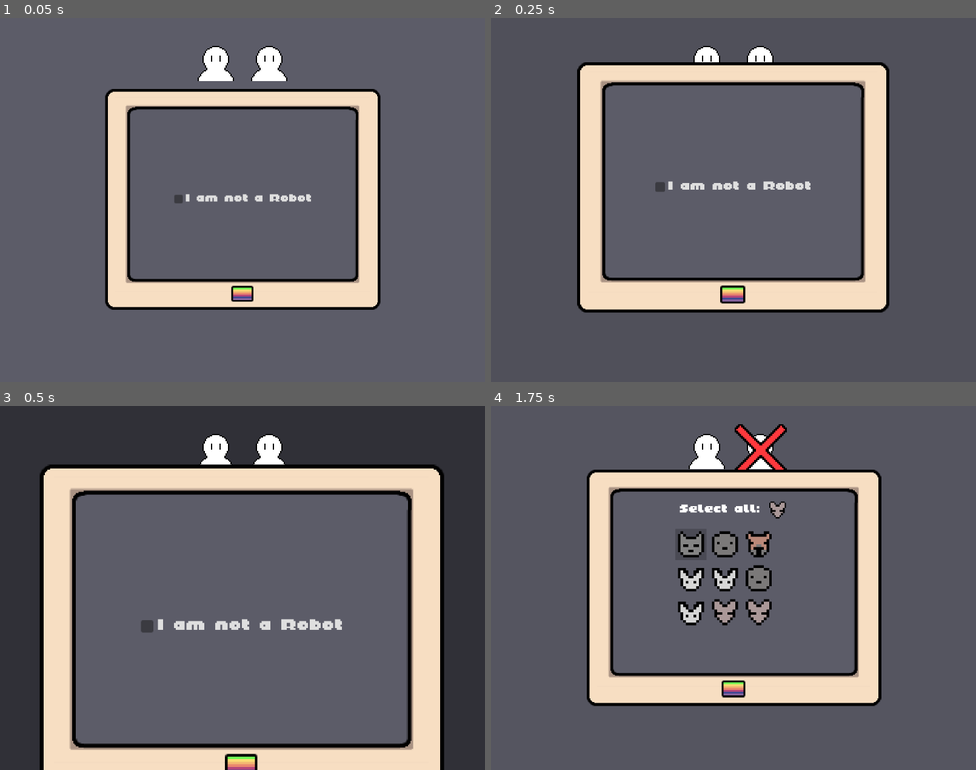
Above: before the commit, frames 1-4 (two rows, left to right).
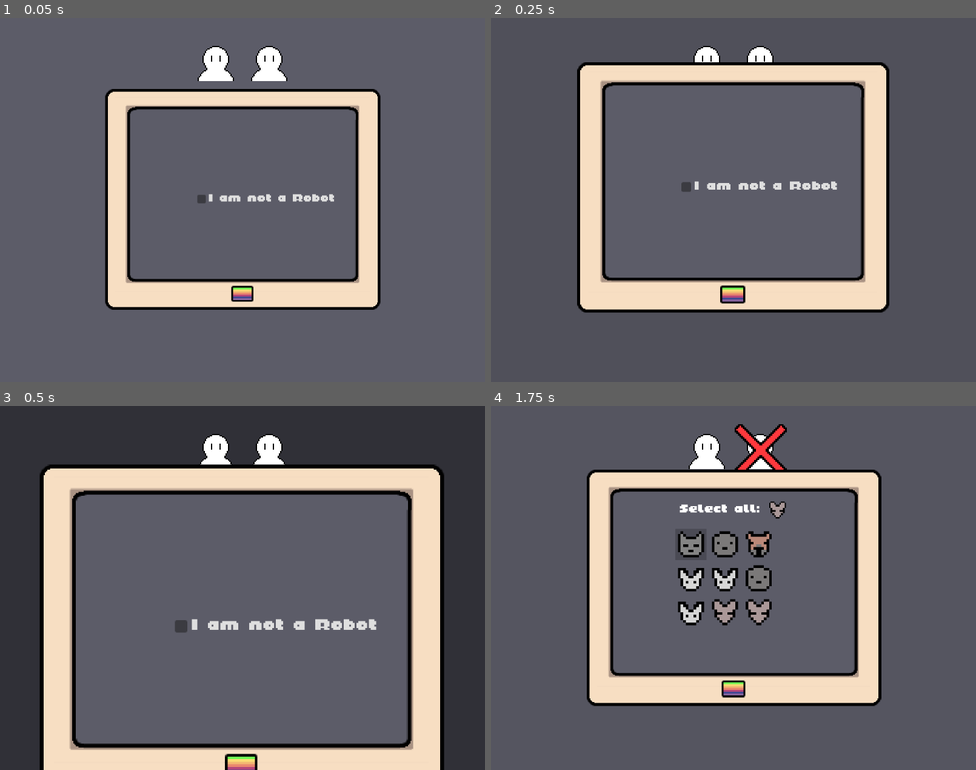
Above: after the commit, the same moments.

Repository: my-koala/UHackathon2025
Game: Godot game, scene res://assets/main.tscn
Same seed, same stepped clock (60 frames per second), same inputs: the game is played once before the commit and once after it. The engine's default icon, where the game draws it, is replaced by a stand-in: a white triangle on a blue panel in a dark square.
Inputs (mouse positions are in pixels of both pictures, inside the frame that each line leads up to):
- Up to frame 1 (0.05 s): no input
- Up to frame 2 (0.25 s): no input
- Up to frame 3 (0.5 s): no input
- Up to frame 4 (1.75 s): click "I am not a Robot" at 0.5 s; click (689, 533) at 1.25 s

The runs differ from the first frame. In frame 1, 0.4% of the frame differs, in the area x 36-69%, y 48-51%; in frame 2, 0.5%; in frame 3, 0.9%, in the area x 29-78%, y 58-63%; in frame 4, nothing differs.

Commit message:
Add checkbox dvd logo behaviour based on difficulty scaling

Diff:
--- a/assets/microgame/checkbox/checkbox.tscn
+++ b/assets/microgame/checkbox/checkbox.tscn
@@ -1,6 +1,7 @@
-[gd_scene load_steps=2 format=3 uid="uid://3iodv31k20n7"]
+[gd_scene load_steps=3 format=3 uid="uid://3iodv31k20n7"]
 
 [ext_resource type="Script" uid="uid://fo2x43xlgw48" path="res://scripts/microgame/checkbox/checkbox.gd" id="1_prmbb"]
+[ext_resource type="Script" uid="uid://d3i3xemua7gkm" path="res://scripts/microgame/checkbox/checkbox-dvd.gd" id="2_5hyha"]
 
 [node name="checkbox" type="Control"]
 layout_mode = 3
@@ -26,5 +27,9 @@
 grow_horizontal = 2
 grow_vertical = 2
 text = "I am not a Robot"
+script = ExtResource("2_5hyha")
+defaultPosition = Vector2(119.5, 134.5)
+maxBounds = Vector2(125, 143)
+speed = 450.0
 
 [connection signal="pressed" from="check_box" to="." method="complete" binds= [true]]
--- /dev/null
+++ b/scripts/microgame/checkbox/checkbox-dvd.gd
@@ -0,0 +1,56 @@
+class_name CheckBoxDvd
+extends CheckBox
+
+@export
+var defaultPosition: Vector2
+
+@export
+var maxBounds: Vector2
+
+@export
+var speed: float
+
+var direction: Vector2
+var current_difficulty_scale: float
+
+# func _ready() -> void:
+#	initialize(0.5)
+
+func initialize(difficulty_scale: float) -> void:
+	direction = Vector2(random_direction(), random_direction())
+	position = defaultPosition
+	current_difficulty_scale = difficulty_scale
+
+	# clamp lower values to avoid slight movement
+	if (current_difficulty_scale < 0.1):
+		current_difficulty_scale = 0
+
+func _process(delta: float) -> void:
+	position += direction * (speed * current_difficulty_scale * delta)
+
+	# quick DVD logo logic
+	var normalizedPosition: Vector2 = position - defaultPosition
+	if (normalizedPosition.y > maxBounds.y):
+		position.y = defaultPosition.y + maxBounds.y
+		advance_direction(true)
+	if (normalizedPosition.y < -maxBounds.y):
+		position.y = defaultPosition.y - maxBounds.y
+		advance_direction(true)
+	if (normalizedPosition.x > maxBounds.x):
+		position.x = defaultPosition.x + maxBounds.x
+		advance_direction(false)
+	if (normalizedPosition.x < -maxBounds.x):
+		position.x = defaultPosition.x - maxBounds.x
+		advance_direction(false)
+
+func advance_direction(hit_was_vertical: bool) -> void:
+	if (hit_was_vertical):
+		direction.y = -direction.y
+	else:
+		direction.x = -direction.x
+
+func random_direction() -> float:
+	if (randi() % 2 == 0):
+		return 0.5
+	else:
+		return -0.5
--- a/scripts/microgame/checkbox/checkbox.gd
+++ b/scripts/microgame/checkbox/checkbox.gd
@@ -2,8 +2,9 @@
 extends MicroGame
 
 @onready
-var checkbox: CheckBox = $check_box
+var checkbox: CheckBoxDvd = $check_box
 
 func start(time_scale: float, difficulty_scale: float) -> void:
 	checkbox.set_pressed_no_signal(false)
+	checkbox.initialize(difficulty_scale)
 	super(time_scale, difficulty_scale)
Not shown, added: scripts/microgame/checkbox/checkbox-dvd.gd.uid
